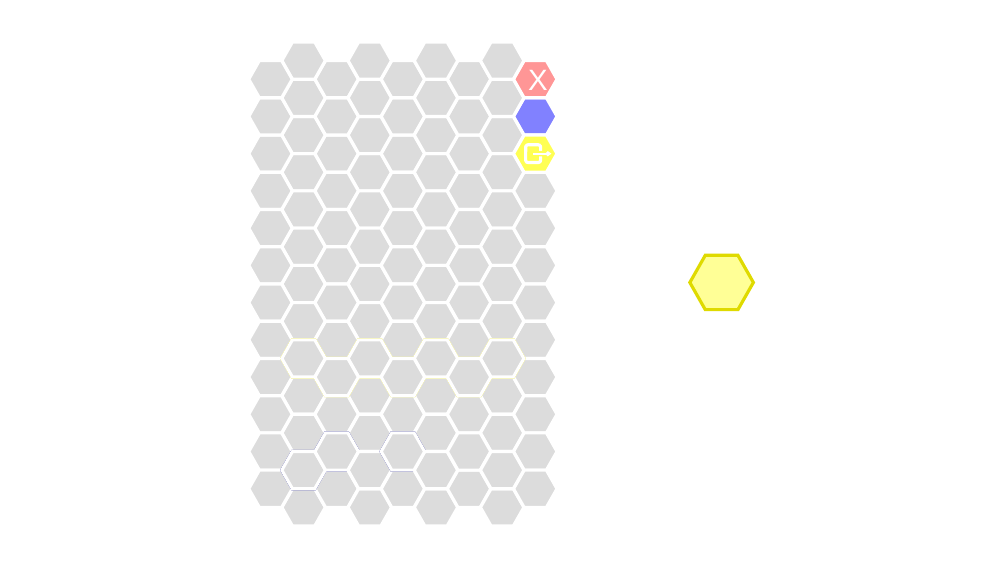
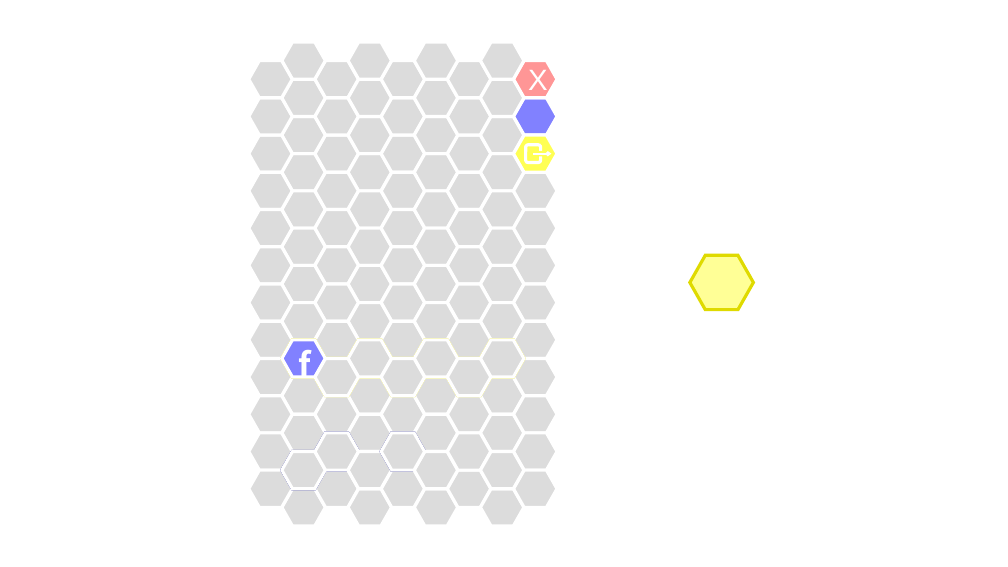
Before and after one commit to SNUGDC/Hextris, a slide deck: slide 25 of Hextris 아트 리소스.pptx. Drawn at 1008x567 pixels with LibreOffice and Linux fonts; fonts in the diff are those of the drawing. Boxes give left, top, right and bottom in pixels: in the first picture for what was removed or moved away, otherwise in the second. Text is boxed around its words. In the diff, an @@ line names an element or a change of style, - is before the commit and + after.

```diff
--- a/Hextris 아트 리소스.pptx
+++ b/Hextris 아트 리소스.pptx
@@ hexagon at [282, 340, 326, 377]: fill #DCDCDC to #8181FF @@
@@ text added at [299, 342, 312, 379], 32 pt, text #FFFFFF, bold @@
+f
```
Also in this commit, not shown: 20 other files.
